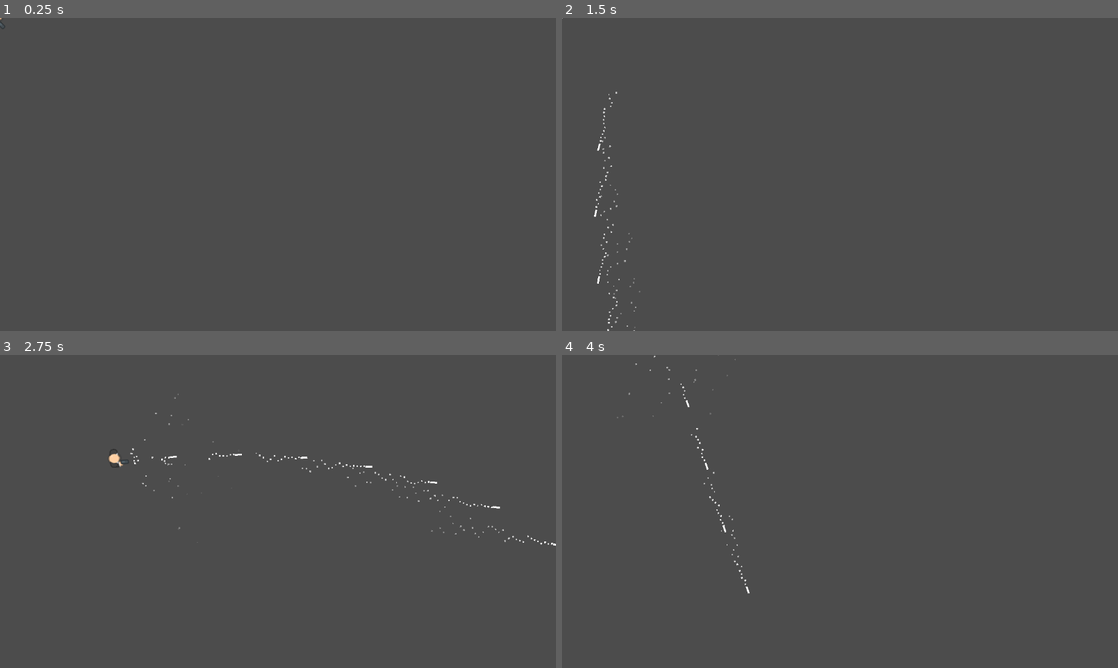
Above: before the commit, frames 1-4 (two rows, left to right).
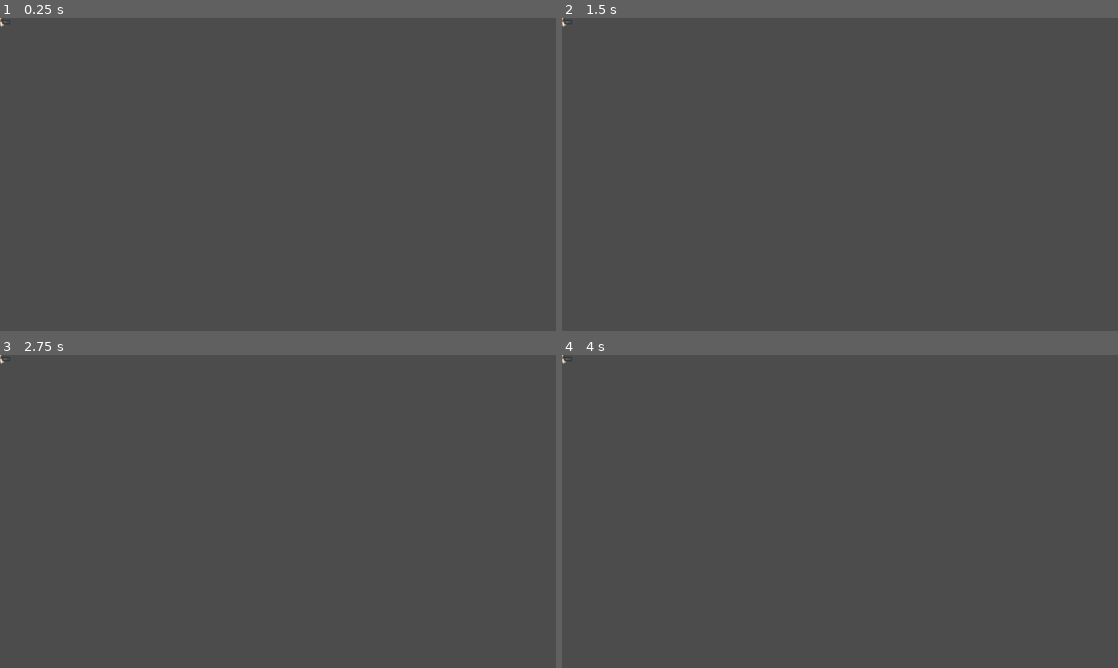
Above: after the commit, the same moments.

Repository: Talamander/bullet-time-fighting
Game: Godot game, scene res://Player/Player.tscn
Same seed, same stepped clock (60 frames per second), same inputs: the game is played once before the commit and once after it. This scene is started directly instead of the project's main scene.
Inputs (mouse positions are in pixels of both pictures, inside the frame that each line leads up to):
- Up to frame 1 (0.25 s): no input
- Up to frame 2 (1.5 s): tap Enter at 0.5 s; move the mouse to (962, 158) at 0.52 s; press the mouse at (962, 158) at 0.53 s; hold Right (ui_right) 0.53-1.28 s; tap Ctrl (bullet_time) at 0.6 s; move the mouse to (728, 190) at 1.27 s; release the mouse at (728, 190) at 1.28 s; hold Down (ui_down) from 1.28 s (still down); click (728, 190) at 1.35 s
- Up to frame 3 (2.75 s): tap Ctrl (bullet_time) at 1.55, 2.1 s; move the mouse to (333, 442) at 2.02 s; release Down (ui_down) at 2.03 s; press the mouse at (333, 442) at 2.03 s; hold Right (ui_right) from 2.03 s (still down)
- Up to frame 4 (4 s): move the mouse to (812, 574) at 2.77 s; release Right (ui_right) at 2.78 s; release the mouse at (812, 574) at 2.78 s; hold Up (ui_up) 2.78-3.53 s; click (812, 574) at 2.85 s; tap Ctrl (bullet_time) at 3.05, 3.6 s; move the mouse to (1006, 558) at 3.52 s; press the mouse at (1006, 558) at 3.53 s; hold Left (ui_left) from 3.53 s (still down)

The runs differ from the first frame. In frame 1, less than 0.1% of the frame differs, in the area x 0-2%, y 0-4%; in frame 2, 0.2%; in frame 3, 0.4%, in the area x 0-100%, y 0-62%; in frame 4, 0.2%.

Commit message:
Rotation and Position now synced

Diff:
--- a/Network/network.gd
+++ b/Network/network.gd
@@ -12,6 +12,7 @@
 signal join_success                            # When the peer successfully joins a server
 signal join_fail                               # Failed to join a server
 signal player_list_changed                     # List of players has been changed
+signal player_removed(pinfo)                   # A player has been removed from the list
 
 
 func _ready():
@@ -62,6 +63,17 @@
 	players[pinfo.net_id] = pinfo          # Create the player entry in the dictionary
 	emit_signal("player_list_changed")     # And notify that the player list has been changed
 
+remote func unregister_player(id):
+	print("Removing player ", players[id].name, " from internal table")
+	# Cache the player info because it's still necessary for some upkeeping
+	var pinfo = players[id]
+	# Remove the player from the list
+	players.erase(id)
+	# And notify the list has been changed
+	emit_signal("player_list_changed")
+	# Emit the signal that is meant to be intercepted only by the server
+	emit_signal("player_removed", pinfo)
+
 # Everyone gets notified whenever a new client joins the server
 func _on_player_connected(id):
 	pass
@@ -69,8 +81,13 @@
 
 # Everyone gets notified whenever someone disconnects from the server
 func _on_player_disconnected(id):
-	pass
-
+	print("Player ", players[id].name, " disconnected from server")
+	# Update the player tables
+	if (get_tree().is_network_server()):
+		# Unregister the player from the server's list
+		unregister_player(id)
+		# Then on all remaining peers
+		rpc("unregister_player", id)
 
 # Peer trying to connect to server is notified on success
 func _on_connected_to_server():
@@ -91,4 +108,8 @@
 
 # Peer is notified when disconnected from server
 func _on_disconnected_from_server():
-	pass
+	print("Disconnected from server")
+	# Clear the internal player list
+	players.clear()
+	# Reset the player info network ID
+	Global.player_info.net_id = 1
--- a/Player/Player.gd
+++ b/Player/Player.gd
@@ -9,6 +9,8 @@
 var speed = 500
 var acceleration = 4000
 var motion = Vector2.ZERO
+slave var slave_motion = Vector2.ZERO
+slave var slave_rotation = global_rotation
 
 #Gun variables
 onready var fireRate = $Timers/fireRate
@@ -16,17 +18,25 @@
 
 
 func _physics_process(delta):
+	if (is_network_master()):
+		look_rotation()
 
-	look_rotation()
-	var input_vector = get_input_vector()
-	#Vector2.ZERO is true when no move key is being pressed
-	if input_vector == Vector2.ZERO:
-		apply_friction(acceleration * delta)
+		var input_vector = get_input_vector()
+		#Vector2.ZERO is true when no move key is being pressed
+		if input_vector == Vector2.ZERO:
+			apply_friction(acceleration * delta)
+		else:
+			calc_movement(input_vector * acceleration * delta)
+		motion = move_and_slide(motion)
+
+		rset("slave_motion", position)
+		rset("slave_rotation", global_rotation)
 	else:
-		calc_movement(input_vector * acceleration * delta)
-	motion = move_and_slide(motion)
-	bullet_time()
-	fire_bullet()
+		global_rotation = slave_rotation
+		position = slave_motion
+
+	#fire_bullet()
+	#bullet_time()
 
 
 func get_input_vector():
--- a/World/Arena.gd
+++ b/World/Arena.gd
@@ -3,9 +3,18 @@
 func _ready():
 	# Connect event handler to the player_list_changed signal
 	Network.connect("player_list_changed", self, "_on_player_list_changed")
+	# If we are in the server, connect to the event that will deal with player despawning
+	if (get_tree().is_network_server()):
+		Network.connect("player_removed", self, "_on_player_removed")
 
 	# Update the lblLocalPlayer label widget to display the local player name
 	$HUD/PanelPlayerList/lblLocalPlayer.text = Global.player_info.name
+
+		# Spawn the players
+	if (get_tree().is_network_server()):
+		spawn_players(Global.player_info, 1)
+	else:
+		rpc_id(1, "spawn_players", Global.player_info, -1)
 
 func _on_player_list_changed():
 	# First remove all children from the boxList widget
@@ -18,3 +27,59 @@
 			var nlabel = Label.new()
 			nlabel.text = Network.players[p].name
 			$HUD/PanelPlayerList/boxList.add_child(nlabel)
+
+# Spawns a new player actor, using the provided player_info structure and the given spawn index
+remote func spawn_players(pinfo, spawn_index):
+	# If the spawn_index is -1 then we define it based on the size of the player list
+	if (spawn_index == -1):
+		spawn_index = Network.players.size()
+
+	if (get_tree().is_network_server() && pinfo.net_id != 1):
+		# We are on the server and the requested spawn does not belong to the server
+		# Iterate through the connected players
+		var s_index = 1      # Will be used as spawn index
+		for id in Network.players:
+			# Spawn currently iterated player within the new player's scene, skipping the new player for now
+			if (id != pinfo.net_id):
+				rpc_id(pinfo.net_id, "spawn_players", Network.players[id], s_index)
+
+			# Spawn the new player within the currently iterated player as long it's not the server
+			# Because the server's list already contains the new player, that one will also get itself!
+			if (id != 1):
+				rpc_id(id, "spawn_players", pinfo, spawn_index)
+
+			s_index += 1
+
+	# Load the scene and create an instance
+	var pclass = load(pinfo.actor_path)
+	var nactor = pclass.instance()
+	# And the actor position
+	nactor.position = $SpawnPoints.get_node(str(spawn_index)).position
+	# If this actor does not belong to the server, change the node name and network master accordingly
+	if (pinfo.net_id != 1):
+		nactor.set_network_master(pinfo.net_id)
+	nactor.set_name(str(pinfo.net_id))
+	# Finally add the actor into the world
+	add_child(nactor)
+
+remote func despawn_player(pinfo):
+	if (get_tree().is_network_server()):
+		for id in Network.players:
+			# Skip disconnecte player and server from replication code
+			if (id == pinfo.net_id || id == 1):
+				continue
+
+			# Replicate despawn into currently iterated player
+			rpc_id(id, "despawn_player", pinfo)
+
+	# Try to locate the player actor
+	var player_node = get_node(str(pinfo.net_id))
+	if (!player_node):
+		print("Cannoot remove invalid node from tree")
+		return
+
+	# Mark the node for deletion
+	player_node.queue_free()
+
+func _on_player_removed(pinfo):
+	despawn_player(pinfo)
--- a/World/Arena.tscn
+++ b/World/Arena.tscn
@@ -1,13 +1,9 @@
-[gd_scene load_steps=3 format=2]
+[gd_scene load_steps=2 format=2]
 
-[ext_resource path="res://Player/Player.tscn" type="PackedScene" id=1]
 [ext_resource path="res://World/Arena.gd" type="Script" id=2]
 
 [node name="Arena" type="Node2D"]
 script = ExtResource( 2 )
-
-[node name="Player" parent="." instance=ExtResource( 1 )]
-position = Vector2( 621.471, 335.01 )
 
 [node name="HUD" type="CanvasLayer" parent="."]
 
@@ -38,4 +34,10 @@
 "_edit_use_anchors_": false
 }
 
-[editable path="Player"]
+[node name="SpawnPoints" type="Node2D" parent="."]
+
+[node name="1" type="Position2D" parent="SpawnPoints"]
+position = Vector2( 158.089, 358.41 )
+
+[node name="2" type="Position2D" parent="SpawnPoints"]
+position = Vector2( 1148.66, 358.41 )
